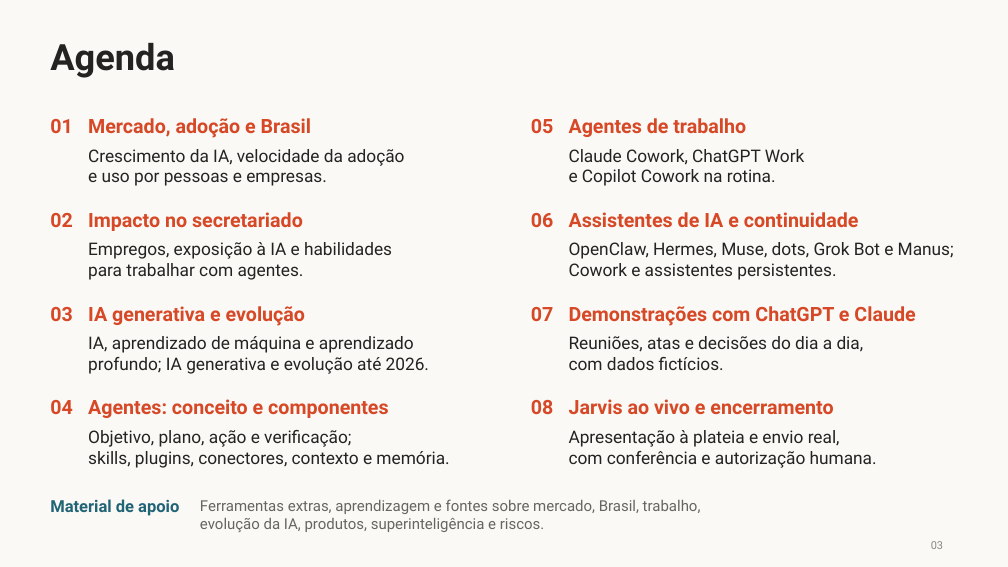
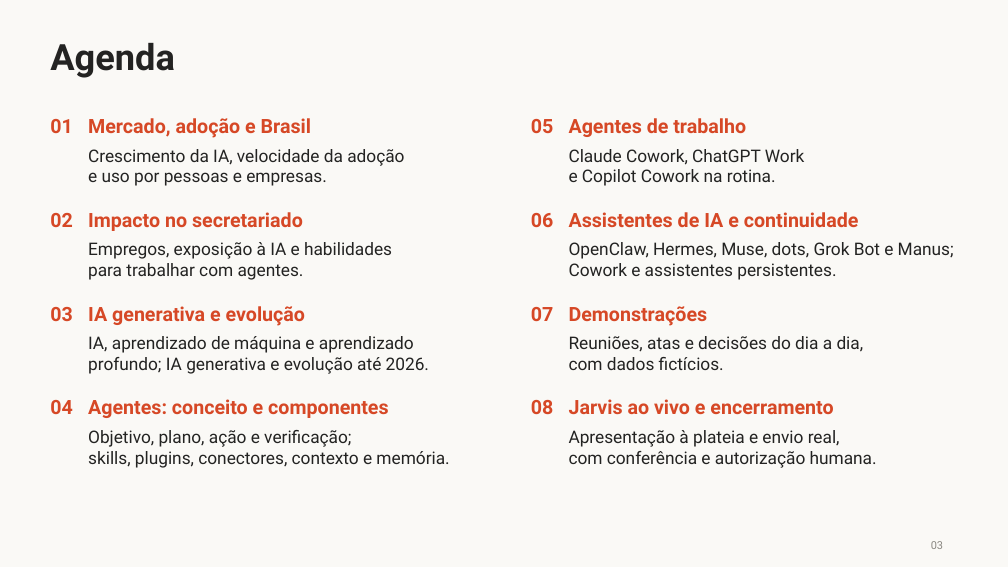
Before and after one commit to LawrenceTeixeira/Secretariado, a slide deck: slide 3 of Lawrence Teixeira - Agentes de IA.pptx. Drawn at 1008x567 pixels with LibreOffice and Linux fonts; fonts in the diff are those of the drawing. Boxes give left, top, right and bottom in pixels: in the first picture for what was removed or moved away, otherwise in the second. Text is boxed around its words. In the diff, an @@ line names an element or a change of style, - is before the commit and + after.

```diff
--- a/Lawrence Teixeira - Agentes de IA.pptx
+++ b/Lawrence Teixeira - Agentes de IA.pptx
@@ text at box(569, 306, 708, 326): text changed @@
-Demonstrações com ChatGPT e Claude
+Demonstrações
@@ text removed at box(50, 499, 179, 516) @@
-Material de apoio
@@ text removed at box(200, 499, 701, 532) @@
-Ferramentas extras, aprendizagem e fontes sobre mercado, Brasil, trabalho,
-evolução da IA, produtos, superinteligência e riscos.
```
Also in this commit, not shown: 1 slide removed.
